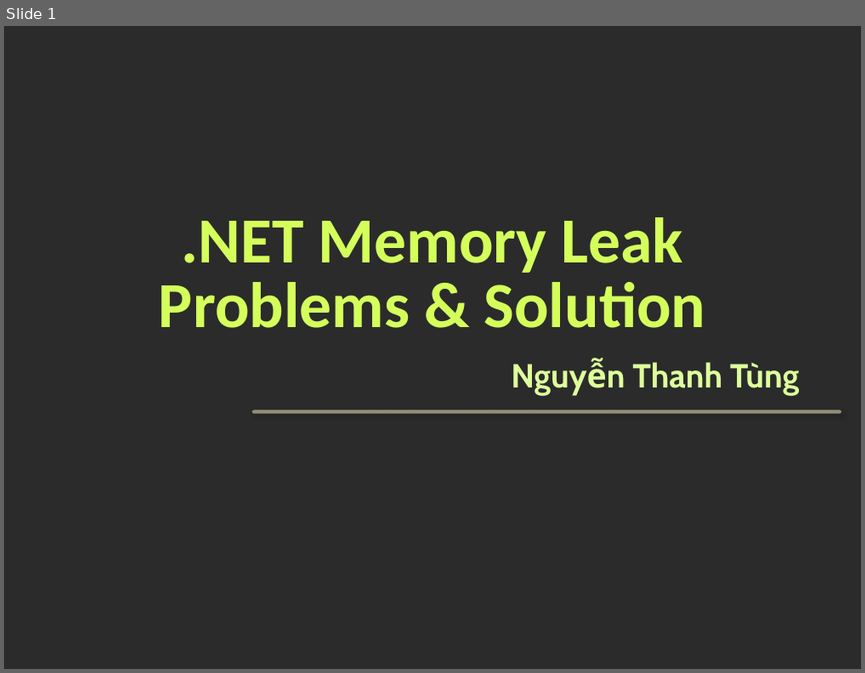
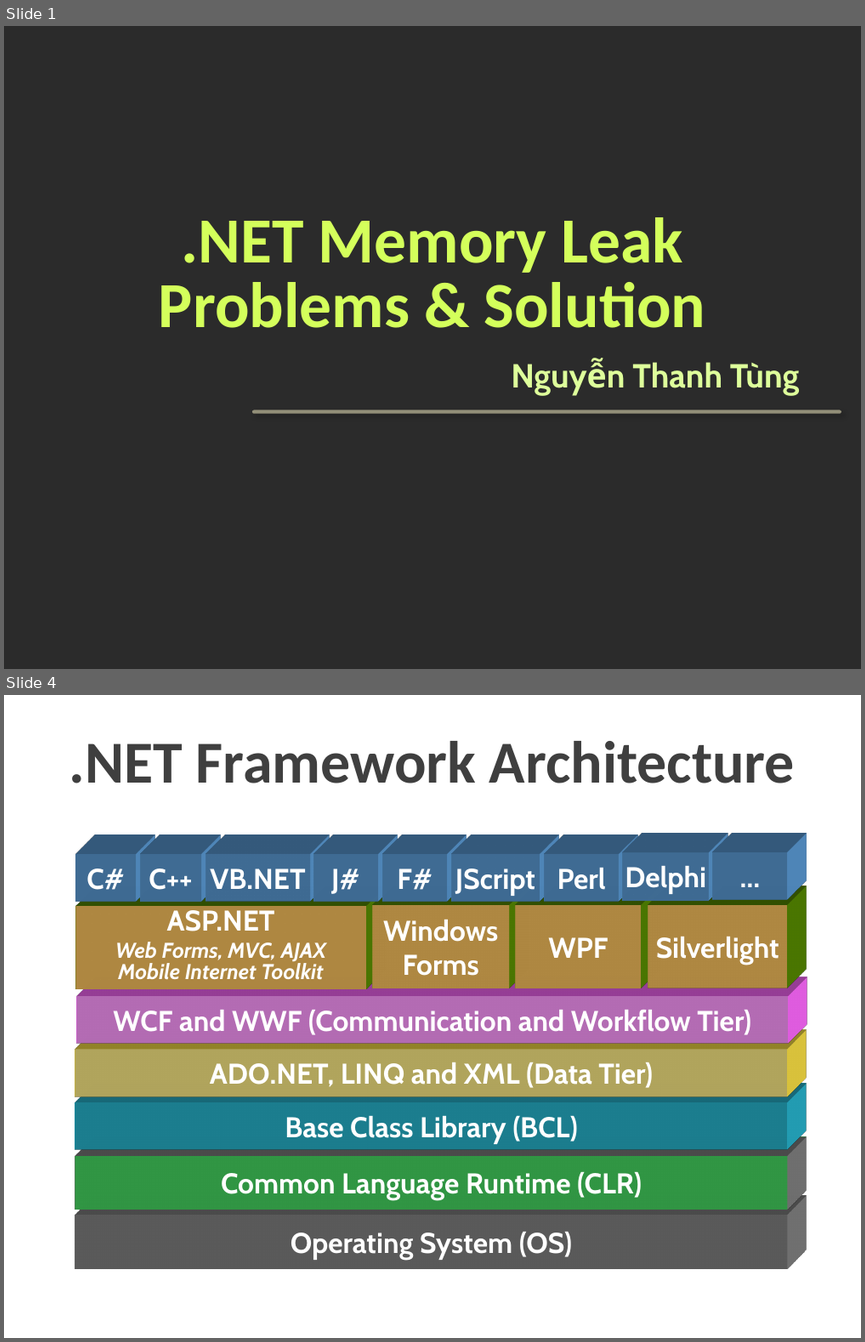
Before and after one commit to tungnt185/MemoryLeak, a slide deck: Memory Leak in .NET.pptx. Shown one above the other, each under a label of ours: slide 1 before the commit, slides 1 and 4 after it; the slides between them are not shown. The pictures are 865x673 and 865x1342 pixels, drawn with LibreOffice and Linux fonts; fonts in the diff are those of the drawing; background and template pictures are left out; a plain dark background stands for a picture behind light text. Boxes give left, top, right and bottom in pixels: in the first picture for what was removed or moved away, otherwise in the second. Text is boxed around its words. In the diff, an @@ line names an element or a change of style, - is before the commit and + after.

```diff
--- a/Memory Leak in .NET.pptx
+++ b/Memory Leak in .NET.pptx
@@ slide 4 added at box(4, 695, 861, 1338), background picture (left out) @@
@@ text added at box(69, 741, 794, 783), 50 pt, text #3F3F3F, bold @@
+.NET Framework Architecture
@@ group added at box(75, 851, 788, 1268): 18 rectangles @@
+Operating System (OS)
+Common Language Runtime (CLR)
+Base Class Library (BCL)
+ADO.NET, LINQ and XML (Data Tier)
+WCF and WWF (Communication and Workflow Tier)
+ASP.NET
+Web Forms, MVC, AJAX
+Mobile Internet Toolkit
+Windows
+Forms
+WPF
+Silverlight
+C#
+C++
+VB.NET
+J#
+F#
+JScript
+Perl
+Delphi
+…
```
Also in this commit, not shown: 2 slides changed, 39 other slides added, 29 slides removed.
